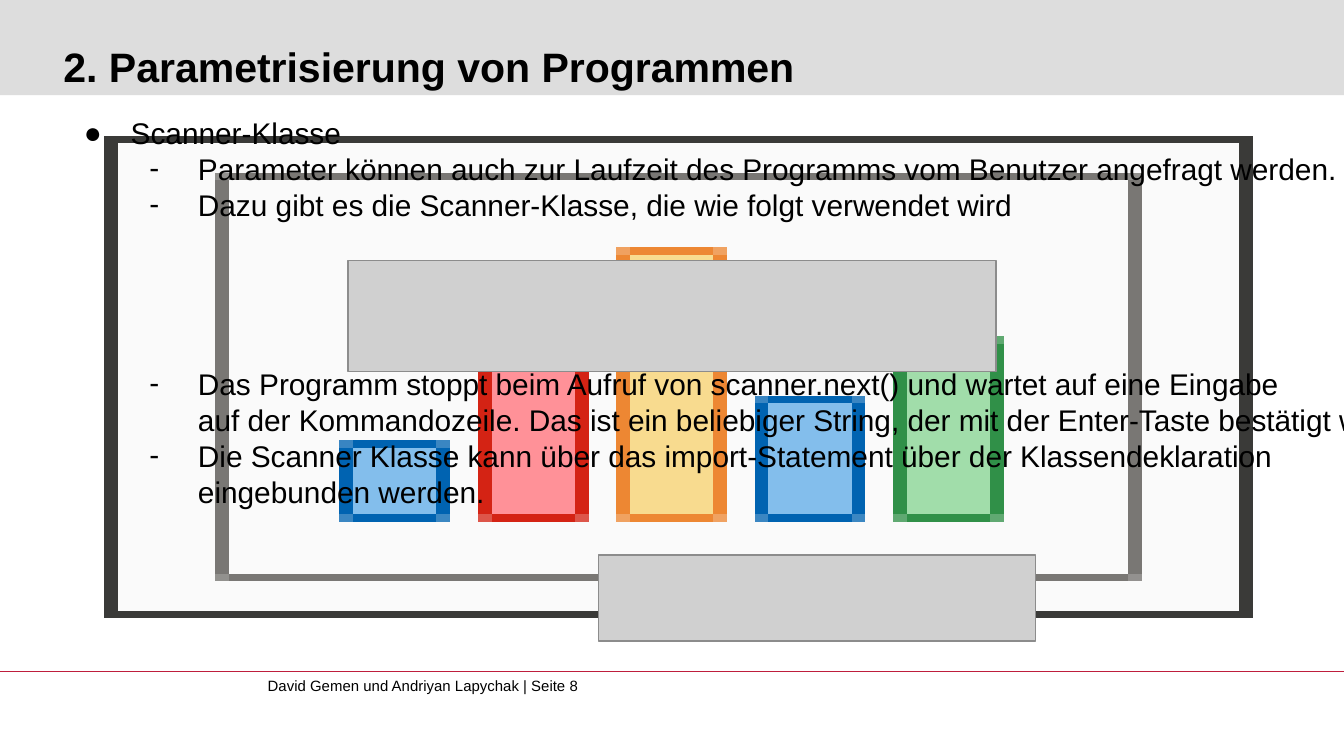
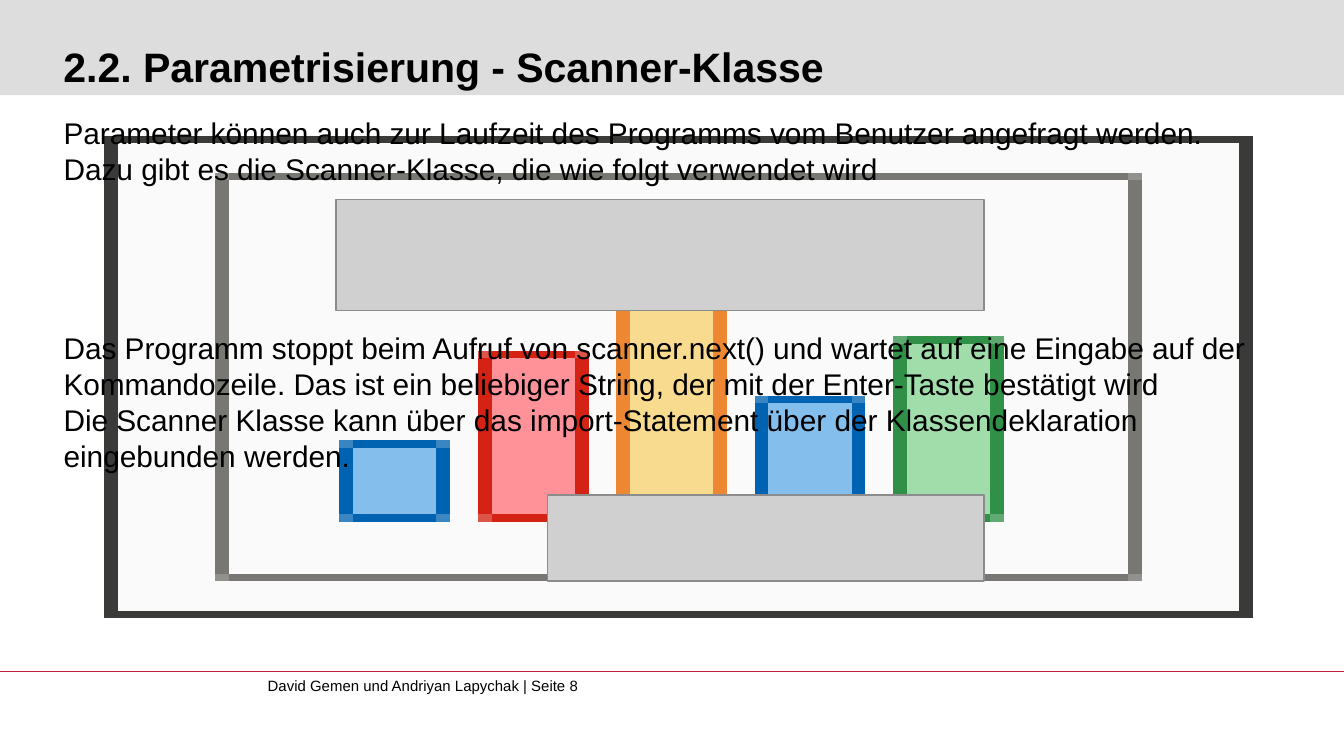
Before and after one commit to gemdav/Programmieren-1-Tutorium, a slide deck: slide 8 of slides/02_conditions_parameterization.pptx. Drawn at 1344x756 pixels with LibreOffice and Linux fonts; fonts in the diff are those of the drawing; grey boxes stand for pictures; background and template pictures are left out. Boxes give left, top, right and bottom in pixels: in the first picture for what was removed or moved away, otherwise in the second. Text is boxed around its words. In the diff, an @@ line names an element or a change of style, - is before the commit and + after.

```diff
--- a/slides/02_conditions_parameterization.pptx
+++ b/slides/02_conditions_parameterization.pptx
@@ title at [63, 52, 823, 90]: text changed @@
-2. Parametrisierung von Programmen
+2.2. Parametrisierung - Scanner-Klasse
@@ text "Parameter können auch zur Laufzeit ..." at [64, 122, 1245, 472]: bullet - to none; list level 2 to 1 in "Parameter können auch zur Laufzeit ..."; list level 2 to 1 in "Dazu gibt es die Scanner-Klasse, ..."; list level 2 to 1 in "Das Programm stoppt beim Aufruf ..."; list level 2 to 1 in "Die Scanner Klasse kann über ..." @@
@@ text at [131, 122, 341, 145]: paragraph removed @@
-● Scanner-Klasse
@@ picture: place and size @@
-picture at [348, 261, 996, 372]
+picture at [336, 199, 984, 310]
@@ picture: place and size @@
-picture at [598, 555, 1035, 641]
+picture at [547, 495, 984, 581]
```
Also in this commit, not shown: 6 other slides changed, 23 other files.
